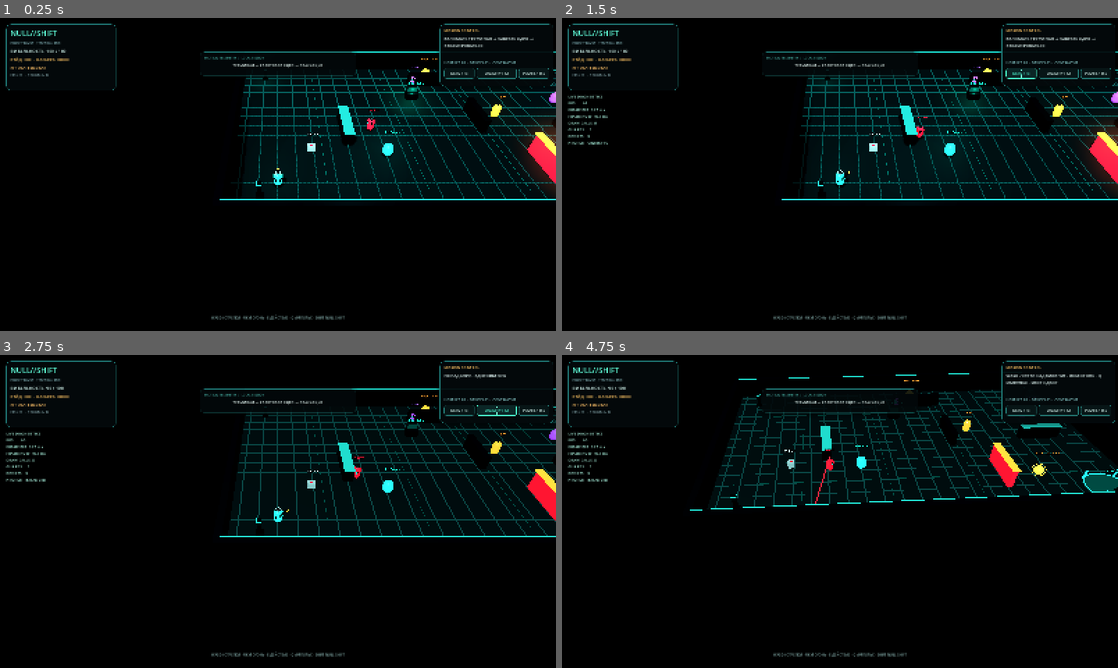
Above: before the commit, frames 1-4 (two rows, left to right).
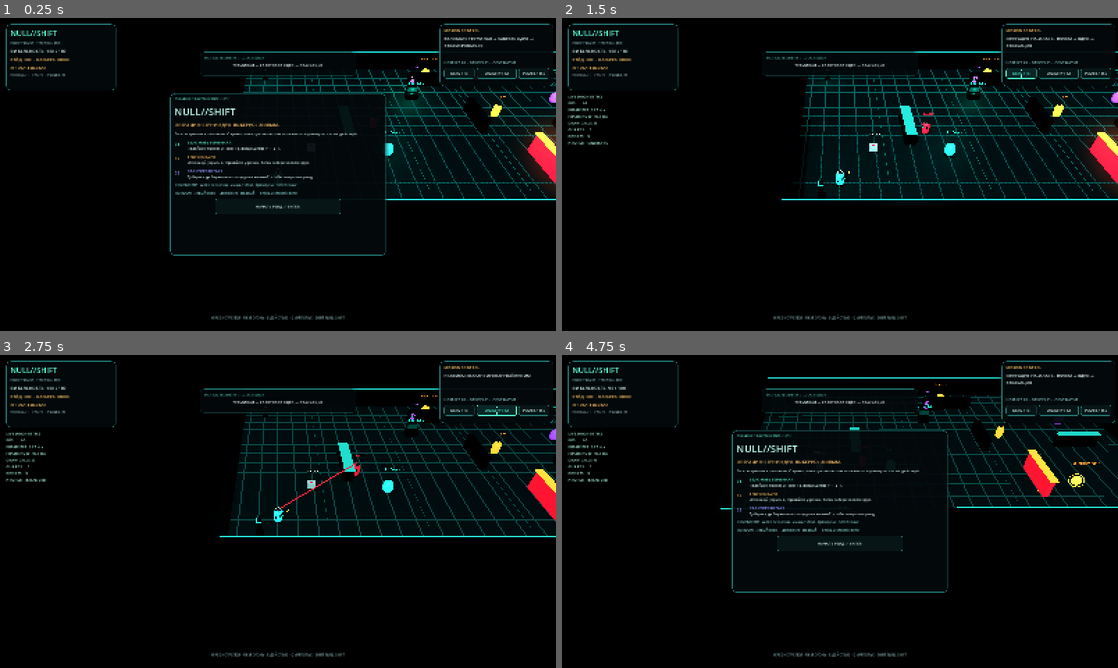
Above: after the commit, the same moments.

Repository: HADJAL001/osgard-world
Game: Godot game, scene res://scenes/main.tscn
Two runs of this game, one before a commit and one after it. Both use one fixed random seed, a clock stepped at 60 frames per second and the inputs below.
Inputs (mouse positions are in pixels of both pictures, inside the frame that each line leads up to):
- Up to frame 1 (0.25 s): no input
- Up to frame 2 (1.5 s): click (840, 205) at 0.5 s, where only the run after the commit has a clickable "НАЧАТЬ РЕЙД / ENTER"; click "DIAG / F3" at 1.25 s
- Up to frame 3 (2.75 s): click "QUALITY / F2" at 2 s
- Up to frame 4 (4.75 s): tap Enter at 2.75, 2.85 s; move the mouse to (962, 495) at 2.77 s; hold Right 2.78-3.53 s; click (962, 495) at 2.92 s; tap Space at 3.02, 3.32, 3.77, 4.07 s; tap Keypad Enter at 3.05, 3.6 s; move the mouse to (728, 527) at 3.52 s; hold Down 3.53-4.28 s; tap H at 3.8, 4.35 s; move the mouse to (895, 442) at 4.27 s; hold Right from 4.28 s (still down); tap E at 4.55 s

The runs differ from the first frame. In frame 1, 3.7% of the frame differs, in the area x 2-90%, y 17-76%; in frame 2, 0.3%; in frame 3, 0.3%; in frame 4, 8.5%, in the area x 2-100%, y 5-76%.

Commit message:
Add responsive first-run briefing to NULL SHIFT Godot

Diff:
--- a/godot/null-shift/scripts/main.gd
+++ b/godot/null-shift/scripts/main.gd
@@ -94,6 +94,9 @@
 var local_lights: Array[OmniLight3D] = []
 var fill_light: OmniLight3D
 var sound_button: Button
+var briefing_panel: PanelContainer
+var briefing_visible := false
+var briefing_scroll: ScrollContainer
 
 func _ready() -> void:
 	_load_career()
@@ -107,6 +110,8 @@
 	_create_ui()
 	_apply_quality_mode()
 	_update_hud()
+	if not bool(career.get_value("settings", "briefing_seen", false)):
+		_show_briefing()
 	Input.mouse_mode = Input.MOUSE_MODE_VISIBLE
 	print("NULL//SHIFT Godot prototype ready")
 
@@ -165,6 +170,15 @@
 	if not key_event.pressed or key_event.echo:
 		return
 	var key := key_event.keycode
+	if briefing_visible:
+		if key in [KEY_ENTER, KEY_KP_ENTER, KEY_SPACE, KEY_ESCAPE, KEY_H]:
+			_dismiss_briefing()
+			get_viewport().set_input_as_handled()
+		return
+	if key == KEY_H:
+		_show_briefing()
+		get_viewport().set_input_as_handled()
+		return
 	if terminal_active and key in CIPHER:
 		_submit_cipher_key(key)
 		get_viewport().set_input_as_handled()
@@ -1139,8 +1153,33 @@
 	diagnostics_enabled = not diagnostics_enabled
 	diagnostics_label.visible = diagnostics_enabled
 
+func _show_briefing() -> void:
+	if not is_instance_valid(briefing_panel) or mission_finished:
+		return
+	briefing_visible = true
+	paused_game = true
+	pause_panel.visible = false
+	loadout_panel.visible = false
+	keypad_panel.visible = false
+	terminal_active = false
+	briefing_panel.visible = true
+	_update_crosshair()
+
+func _dismiss_briefing() -> void:
+	if not briefing_visible:
+		return
+	briefing_visible = false
+	paused_game = false
+	if is_instance_valid(briefing_panel):
+		briefing_panel.visible = false
+	career.set_value("settings", "briefing_seen", true)
+	_save_career()
+	objective_text = "ОПЕРАЦИЯ НАЧАЛАСЬ · ВЗЛОМ → ЯДРО → ЭВАКУАЦИЯ"
+	_update_hud()
+	_update_crosshair()
+
 func _set_pause(state: bool) -> void:
-	if mission_finished:
+	if mission_finished or briefing_visible:
 		return
 	paused_game = state
 	pause_panel.visible = state
@@ -1187,7 +1226,7 @@
 	health_label = _label(status_stack, "ВИТАЛЬНОСТЬ  100 / 100", 13, Color(0.86, 1.0, 0.97))
 	credits_label = _label(status_stack, "РЕЙД  000  ·  КАРЬЕРА  000", 12, Color(1.0, 0.77, 0.39))
 	threat_label = _label(status_stack, "УГРОЗА: ВЫСОКАЯ", 11, Color(1.0, 0.3, 0.38))
-	_label(status_stack, "FPS / F3   ·   ГРАФИКА / F2", 9, Color(0.48, 0.6, 0.62))
+	_label(status_stack, "ПОМОЩЬ / H  ·  FPS / F3  ·  ГРАФИКА / F2", 8, Color(0.48, 0.6, 0.62))
 
 	var objective_panel := _make_panel(hud_root, Control.PRESET_TOP_RIGHT, Rect2(-334.0, 18.0, 316.0, 178.0))
 	var objective_stack := _panel_stack(objective_panel)
@@ -1280,6 +1319,60 @@
 	impact_overlay.visible = false
 	hud_root.add_child(impact_overlay)
 	_create_crosshair()
+	_create_briefing_panel()
+
+func _create_briefing_panel() -> void:
+	var viewport_size: Vector2 = get_viewport().get_visible_rect().size
+	var panel_width: float = minf(620.0, viewport_size.x - 24.0)
+	var panel_height: float = minf(466.0, viewport_size.y - 24.0)
+	briefing_panel = _make_panel(hud_root, Control.PRESET_CENTER, Rect2(-panel_width * 0.5, -panel_height * 0.5, panel_width, panel_height))
+	briefing_panel.name = "FirstRunFieldBriefing"
+	briefing_panel.z_index = 40
+	briefing_panel.visible = false
+	briefing_scroll = ScrollContainer.new()
+	briefing_scroll.name = "BriefingScroll"
+	briefing_scroll.horizontal_scroll_mode = ScrollContainer.SCROLL_MODE_DISABLED
+	briefing_scroll.size_flags_horizontal = Control.SIZE_EXPAND_FILL
+	briefing_scroll.size_flags_vertical = Control.SIZE_EXPAND_FILL
+	briefing_panel.add_child(briefing_scroll)
+	var stack := VBoxContainer.new()
+	stack.name = "BriefingContent"
+	stack.size_flags_horizontal = Control.SIZE_EXPAND_FILL
+	stack.add_theme_constant_override("separation", 9)
+	briefing_scroll.add_child(stack)
+
+	_label(stack, "OSGARD FIELD INTELLIGENCE  /  001", 9, Color(0.40, 1.0, 0.84))
+	_label(stack, "NULL//SHIFT", 29, Color(0.74, 1.0, 0.94))
+	var subhead := _label(stack, "ОПЕРАЦИЯ: ВЕРНИ ЯДРО. ВЫБЕРИСЬ ЖИВЫМ.", 13, Color(1.0, 0.75, 0.40))
+	subhead.autowrap_mode = TextServer.AUTOWRAP_WORD_SMART
+	var intro := _label(stack, "Ты в закрытом комплексе. Охрана реагирует на взлом — сначала изучи путь, затем действуй.", 11, Color(0.76, 0.88, 0.87))
+	intro.autowrap_mode = TextServer.AUTOWRAP_WORD_SMART
+	_add_briefing_step(stack, "01", "ВЗЛОМАТЬ ТЕРМИНАЛ", "Подойди к панели и нажми E. Введи шифр: ↑ ← ↓ →.", Color(0.36, 1.0, 0.83))
+	_add_briefing_step(stack, "02", "ЗАБРАТЬ ЯДРО", "Используй укрытия, стреляй по угрозам. Затем забери золотое ядро.", Color(1.0, 0.74, 0.36))
+	_add_briefing_step(stack, "03", "ЭВАКУИРОВАТЬСЯ", "Доберись до бирюзовой площадки и нажми E, чтобы завершить рейд.", Color(0.56, 0.57, 1.0))
+	var controls := _label(stack, "КОМПЬЮТЕР   WASD / стрелки · мышь + ЛКМ · Q импульс · SHIFT сдвиг", 10, Color(0.48, 0.74, 0.73))
+	controls.autowrap_mode = TextServer.AUTOWRAP_WORD_SMART
+	var mobile_note := _label(stack, "ТЕЛЕФОН   Левый блок — движение · правый — огонь и способности", 10, Color(0.48, 0.74, 0.73))
+	mobile_note.autowrap_mode = TextServer.AUTOWRAP_WORD_SMART
+	var start_width: float = maxf(220.0, minf(360.0, panel_width - 32.0))
+	var start_button := _add_button(stack, "НАЧАТЬ РЕЙД  /  ENTER", _dismiss_briefing, Vector2(start_width, 46.0))
+	start_button.size_flags_horizontal = Control.SIZE_SHRINK_CENTER
+
+func _add_briefing_step(parent: VBoxContainer, number: String, title_text: String, detail_text: String, accent: Color) -> void:
+	var row := HBoxContainer.new()
+	row.add_theme_constant_override("separation", 10)
+	row.size_flags_horizontal = Control.SIZE_EXPAND_FILL
+	parent.add_child(row)
+	var index_label := _label(row, number, 13, accent)
+	index_label.custom_minimum_size = Vector2(27.0, 24.0)
+	var text_column := VBoxContainer.new()
+	text_column.size_flags_horizontal = Control.SIZE_EXPAND_FILL
+	text_column.add_theme_constant_override("separation", 2)
+	row.add_child(text_column)
+	_label(text_column, title_text, 11, accent)
+	var detail := _label(text_column, detail_text, 10, Color(0.79, 0.89, 0.87))
+	detail.autowrap_mode = TextServer.AUTOWRAP_WORD_SMART
+	detail.size_flags_horizontal = Control.SIZE_EXPAND_FILL
 
 func _create_crosshair() -> void:
 	crosshair_root = Control.new()
@@ -1300,7 +1393,7 @@
 func _update_crosshair() -> void:
 	if not is_instance_valid(crosshair_root) or crosshair_parts.size() < 5:
 		return
-	var allowed := not mobile_controls_visible and not paused_game and not terminal_active and not mission_finished
+	var allowed := not mobile_controls_visible and not paused_game and not terminal_active and not mission_finished and not briefing_visible
 	allowed = allowed and not (is_instance_valid(loadout_panel) and loadout_panel.visible)
 	allowed = allowed and not (is_instance_valid(keypad_panel) and keypad_panel.visible)
 	crosshair_root.visible = allowed
@@ -1468,8 +1561,16 @@
 					_shift_layer()
 
 func _update_mobile_layout() -> void:
-	var width := get_viewport().get_visible_rect().size.x
+	var viewport_size: Vector2 = get_viewport().get_visible_rect().size
+	var width: float = viewport_size.x
 	mobile_controls_visible = width < 880.0 or DisplayServer.is_touchscreen_available()
+	if is_instance_valid(briefing_panel):
+		var panel_width: float = maxf(280.0, minf(620.0, viewport_size.x - 24.0))
+		var panel_height: float = maxf(260.0, minf(466.0, viewport_size.y - 24.0))
+		briefing_panel.offset_left = -panel_width * 0.5
+		briefing_panel.offset_right = panel_width * 0.5
+		briefing_panel.offset_top = -panel_height * 0.5
+		briefing_panel.offset_bottom = panel_height * 0.5
 	if is_instance_valid(mobile_move_panel):
 		mobile_move_panel.visible = mobile_controls_visible
 	if is_instance_valid(mobile_action_panel):
